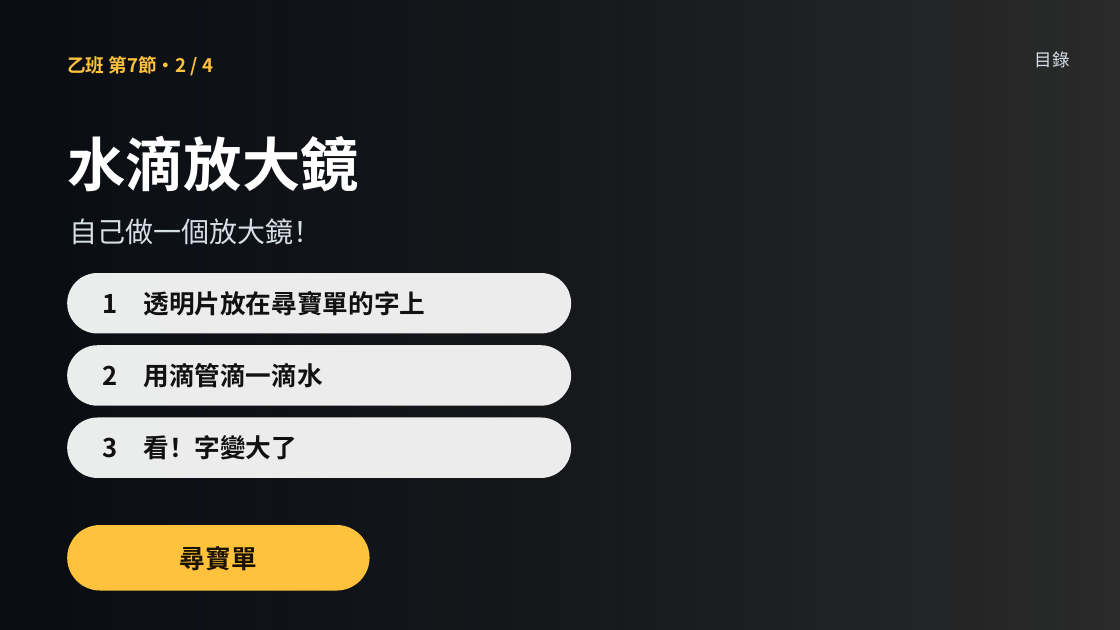
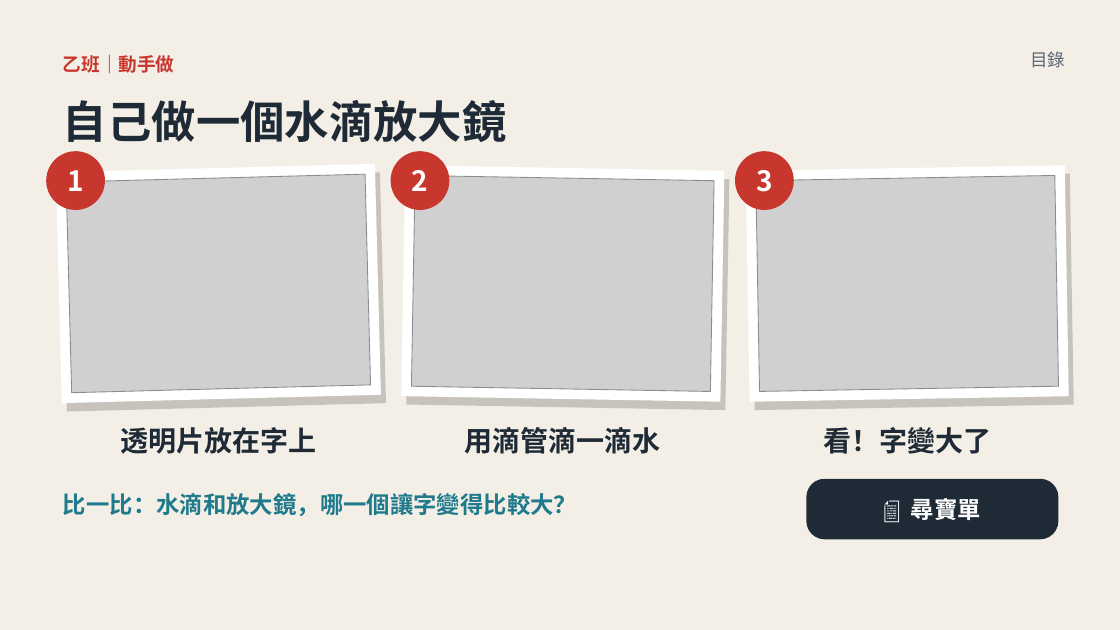
Before and after one commit to classtools1020/classtools1020.github.io, a slide deck: slide 25 of light-refract/1016/slides.pptx (slide 15 before the commit). Drawn at 1120x630 pixels with LibreOffice and Linux fonts; fonts in the diff are those of the drawing; grey boxes stand for pictures; background and template pictures are left out; a plain dark background stands for a picture behind light text. Boxes give left, top, right and bottom in pixels: in the first picture for what was removed or moved away, otherwise in the second. Text is boxed around its words. In the diff, an @@ line names an element or a change of style, - is before the commit and + after.

```diff
--- a/light-refract/1016/slides.pptx
+++ b/light-refract/1016/slides.pptx
@@ background picture (left out) to #FFFFFF @@
@@ rectangle at (0, 0, 1120, 630): fill gradient #05090F to #F4EFE6 @@
@@ text at (63, 54, 175, 73): text changed; text colour #FFC23D to #C8372D @@
-乙班 第7節・2 / 4
+乙班｜動手做
@@ text "目錄" at (1030, 51, 1065, 68): text colour #D6DEE6 to #5B6673; line spacing 1.15 to 1.12 @@
@@ text at (63, 100, 506, 142): text changed; size 24 to 38 pt; text colour #D6DEE6 to #1F2A37; bold on @@
-自己做一個放大鏡！
+自己做一個水滴放大鏡
@@ text removed at (67, 136, 359, 192) @@
-水滴放大鏡
@@ ellipse added at (46, 151, 105, 210), fill #C8372D, 24 pt, text #FFFFFF, bold @@
+1
@@ rectangle added at (56, 164, 381, 403), fill #FFFFFF @@
@@ rectangle added at (61, 172, 386, 412), fill #000000 at 18% opacity @@
@@ picture added at (66, 174, 371, 393) @@
@@ ellipse added at (391, 151, 450, 210), fill #C8372D, 24 pt, text #FFFFFF, bold @@
+2
@@ rectangle added at (401, 165, 725, 402), fill #FFFFFF @@
@@ rectangle added at (406, 174, 730, 410), fill #000000 at 18% opacity @@
@@ picture added at (412, 176, 714, 392) @@
@@ ellipse added at (735, 151, 794, 210), fill #C8372D, 24 pt, text #FFFFFF, bold @@
+3
@@ rectangle added at (746, 165, 1069, 402), fill #FFFFFF @@
@@ rectangle added at (751, 174, 1074, 410), fill #000000 at 18% opacity @@
@@ picture added at (756, 176, 1059, 392) @@
@@ rounded rectangle removed at (67, 273, 571, 334) @@
-1 透明片放在尋寶單的字上
@@ text "用滴管滴一滴水": place and size @@
-text "用滴管滴一滴水" at (67, 345, 571, 406)
+text "用滴管滴一滴水" at (465, 427, 661, 454)
@@ text "用滴管滴一滴水" at (465, 427, 661, 454): vertical alignment middle to top; fill #FFFFFF at 92% opacity to none @@
@@ text "看！字變大了" at (823, 427, 991, 454): vertical alignment middle to top; fill #FFFFFF at 92% opacity to none @@
@@ text "看！字變大了": place and size @@
-text "看！字變大了" at (67, 418, 571, 478)
+text "看！字變大了" at (823, 427, 991, 454)
@@ text added at (120, 427, 316, 454), 24 pt, text #1F2A37, bold @@
+透明片放在字上
@@ text at (465, 427, 661, 454): text changed; size 22 to 24 pt; text colour #111111 to #1F2A37 @@
-2 用滴管滴一滴水
+用滴管滴一滴水
@@ text at (823, 427, 991, 454): text changed; size 22 to 24 pt; text colour #111111 to #1F2A37 @@
-3 看！字變大了
+看！字變大了
@@ rounded rectangle "📄 尋寶單": place and size @@
-rounded rectangle "📄 尋寶單" at (67, 525, 370, 591)
+rounded rectangle "📄 尋寶單" at (807, 479, 1059, 539)
@@ rounded rectangle "📄 尋寶單" at (807, 479, 1059, 539): fill #FFC23D to #1F2A37; proportions changed @@
@@ text added at (63, 493, 577, 516), 20 pt, text #1F7A8C, bold @@
+比一比：水滴和放大鏡，哪一個讓字變得比較大？
@@ text in rounded rectangle at (911, 498, 981, 520): text changed; size 22 to 20 pt; text colour #1A1200 to #FFFFFF @@
-尋寶單
+📄 尋寶單
```
Also in this commit, not shown: 11 other slides changed, 16 slides added, 6 slides removed, 14 other files.
